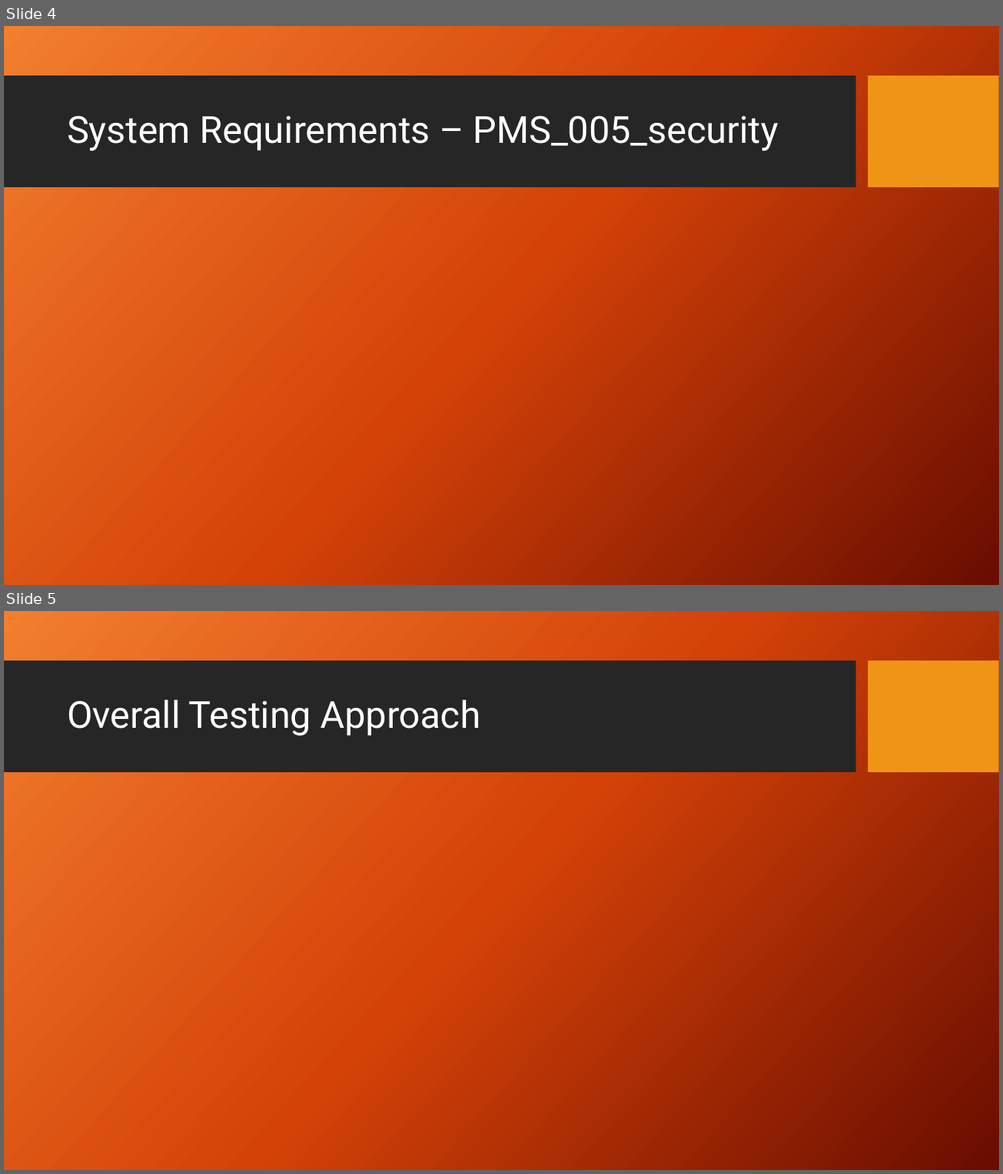
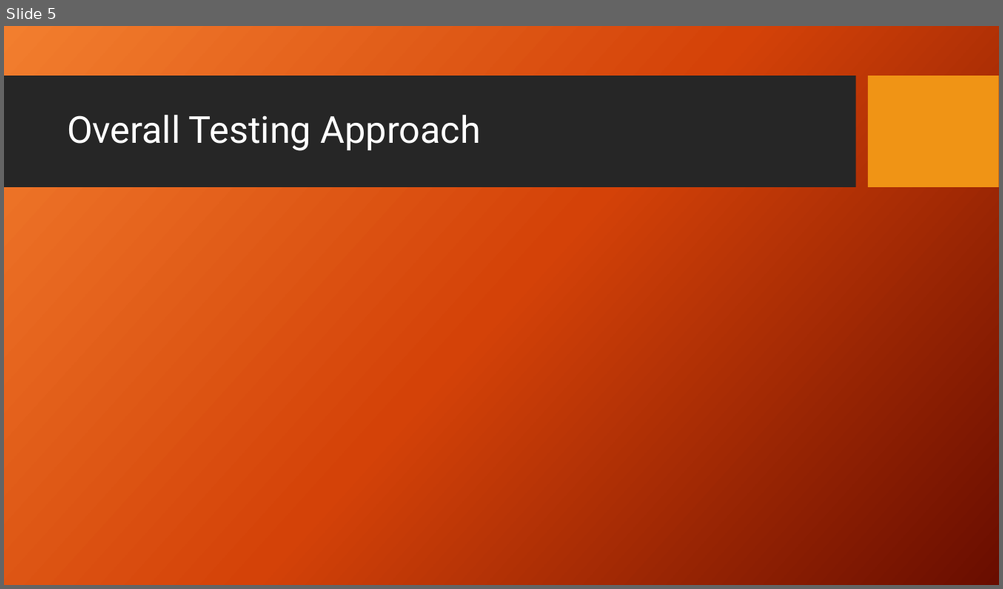
Before and after one commit to zzzzakhar/CEN4072-Team-1, a slide deck: Presentation1.pptx. Shown one above the other, each under a label of ours: slides 4 and 5 before the commit, slide 5 after it. The pictures are 1003x1174 and 1003x589 pixels, drawn with LibreOffice and Linux fonts; fonts in the diff are those of the drawing; background and template pictures are left out. Boxes give left, top, right and bottom in pixels: in the first picture for what was removed or moved away, otherwise in the second. Text is boxed around its words. In the diff, an @@ line names an element or a change of style, - is before the commit and + after.

```diff
--- a/Presentation1.pptx
+++ b/Presentation1.pptx
@@ slide 4 removed at <box>4,26,999,585</box>, background picture (left out); not listed: 2 template elements that a slide beside it also shows @@
@@ title removed at <box>67,116,778,151</box> @@
-System Requirements – PMS_005_security
```
Also in this commit, not shown: 2 slides changed, 2 slides added, 1 other slide removed.
